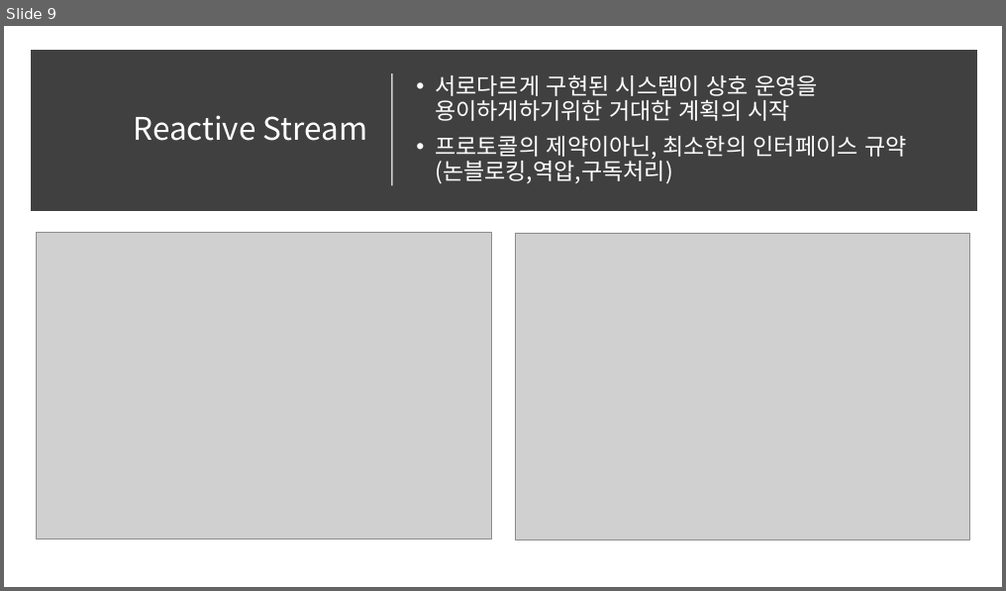
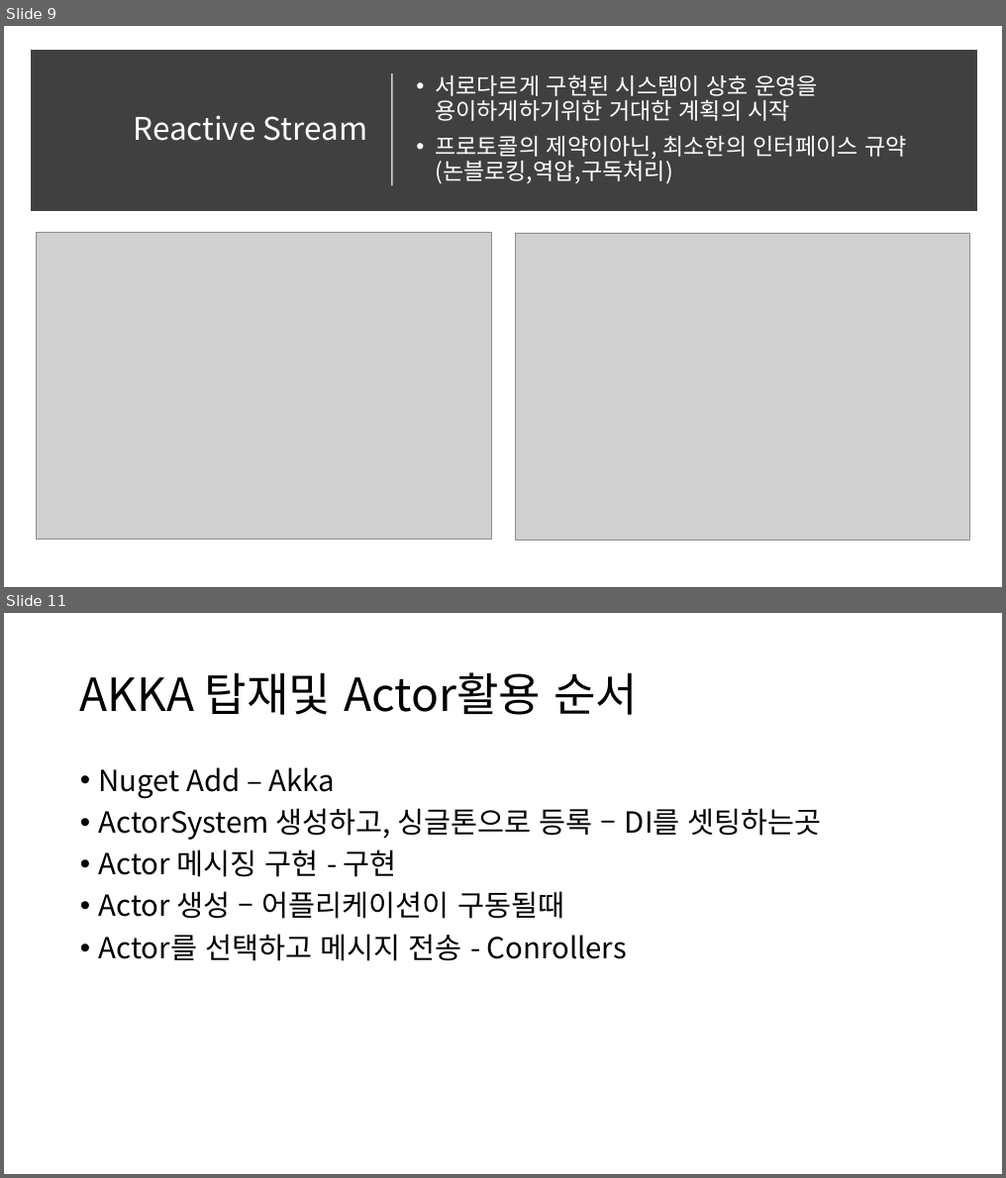
Before and after one commit to psmon/AkkaDotModule, a slide deck: Doc/DotCoreApiWithAkka.pptx. Shown one above the other, each under a label of ours: slide 9 before the commit, slides 9 and 11 after it; the slides between them are not shown. The pictures are 1006x591 and 1006x1178 pixels, drawn with LibreOffice and Linux fonts; fonts in the diff are those of the drawing; grey boxes stand for pictures. Boxes give left, top, right and bottom in pixels: in the first picture for what was removed or moved away, otherwise in the second. Text is boxed around its words. In the diff, an @@ line names an element or a change of style, - is before the commit and + after.

```diff
--- a/Doc/DotCoreApiWithAkka.pptx
+++ b/Doc/DotCoreApiWithAkka.pptx
@@ slide 11 added at box(4, 613, 1002, 1174), background #FFFFFF @@
@@ title added at box(80, 672, 638, 715), 44 pt, text #000000 @@
+AKKA 탑재및 Actor활용 순서
@@ text added at box(99, 767, 822, 961), 28 pt, text #000000 @@
+• Nuget Add – Akka
+• ActorSystem 생성하고, 싱글톤으로 등록 – DI를 셋팅하는곳
+• Actor 메시징 구현 - 구현
+• Actor 생성 – 어플리케이션이 구동될때
+• Actor를 선택하고 메시지 전송 - Conrollers
```
Also in this commit, not shown: 5 slides changed, 1 other slide added, 1 slide removed, 1 other file.
